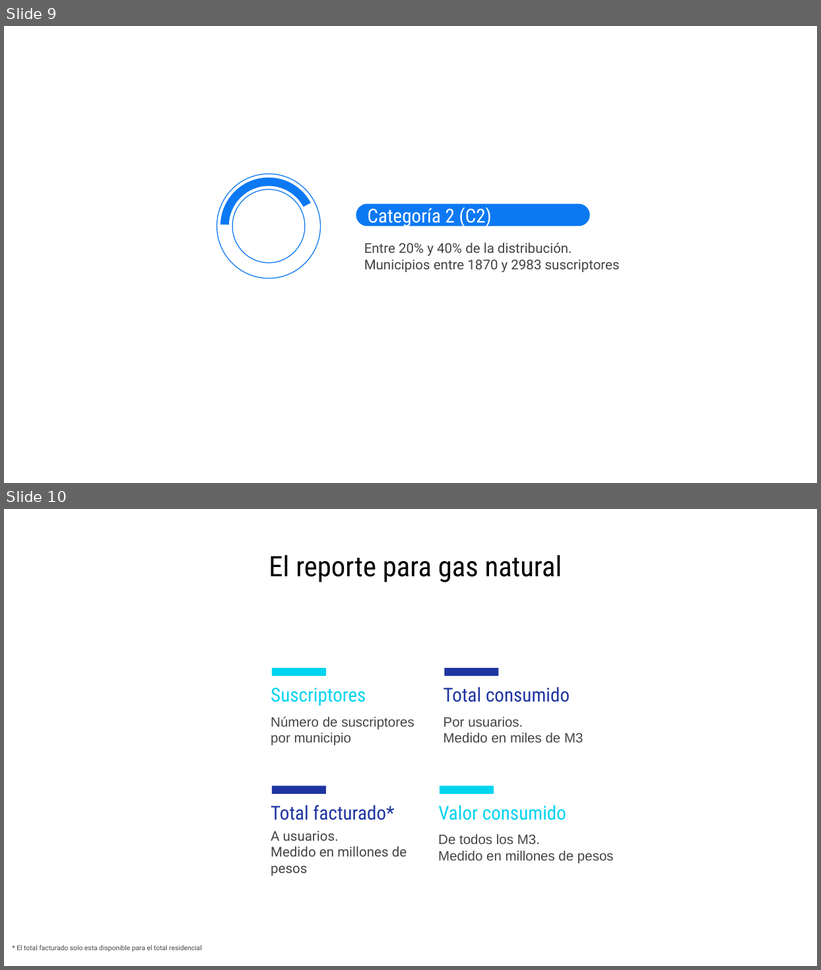
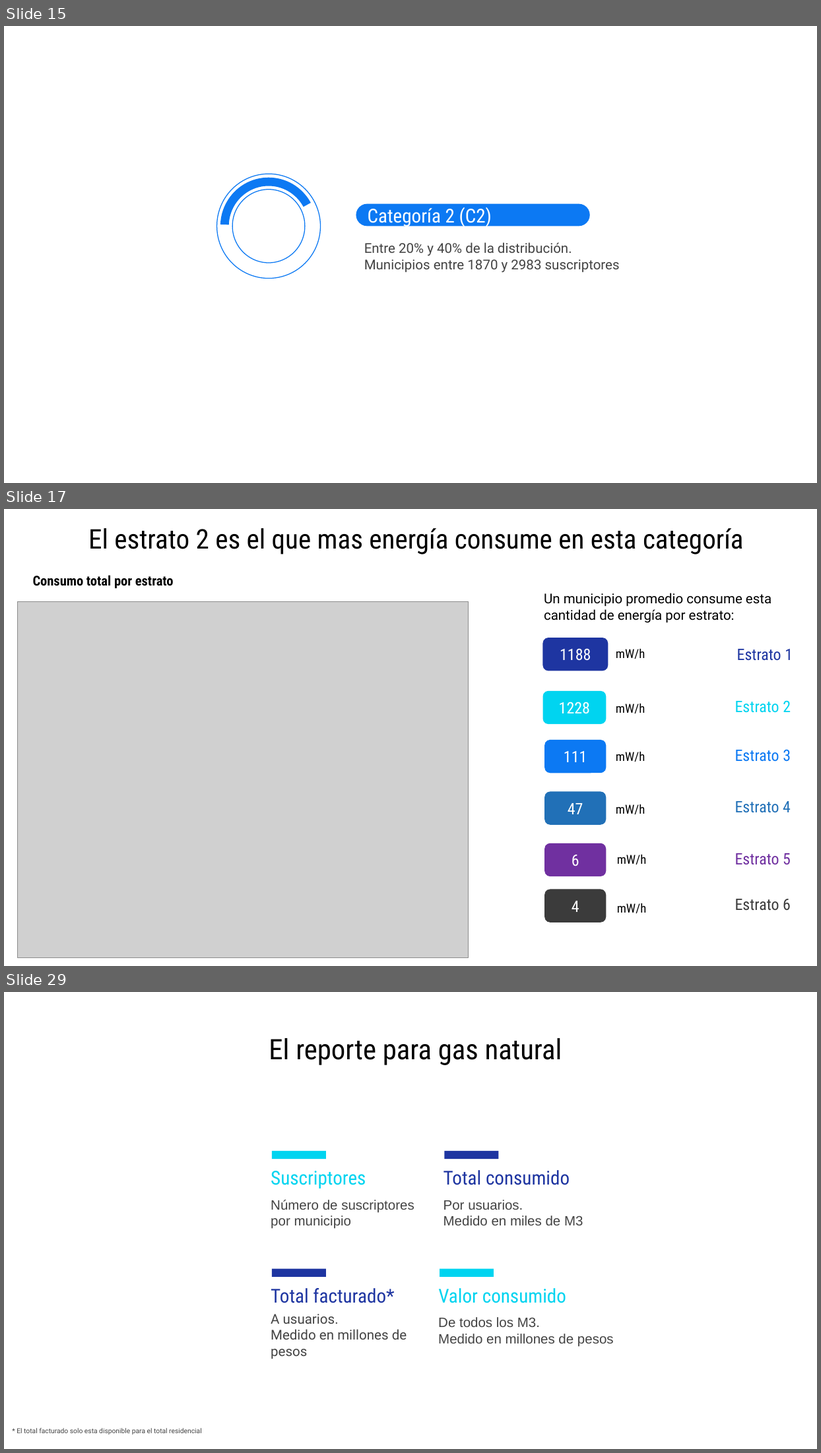
Before and after one commit to jtabordaj/research_eslatina, a slide deck: reporte_estadistico/presentacion/presentacionCategorias/presentation.pptx. Shown one above the other, each under a label of ours: slides 9 and 10 before the commit, slides 15, 17 and 29 after it; the slides between them are not shown. The pictures are 821x970 and 821x1453 pixels, drawn with LibreOffice and Linux fonts; fonts in the diff are those of the drawing; grey boxes stand for pictures. Boxes give left, top, right and bottom in pixels: in the first picture for what was removed or moved away, otherwise in the second. Text is boxed around its words. In the diff, an @@ line names an element or a change of style, - is before the commit and + after.

```diff
--- a/reporte_estadistico/presentacion/presentacionCategorias/presentation.pptx
+++ b/reporte_estadistico/presentacion/presentacionCategorias/presentation.pptx
@@ slide 17 added at bbox=[4, 509, 817, 966], background #FFFFFF @@
@@ title added at bbox=[88, 528, 744, 555], 24 pt, text #000000 @@
+El estrato 2 es el que mas energía consume en esta categoría
@@ text added at bbox=[33, 575, 174, 589], 12 pt, text #000000, bold @@
+Consumo total por estrato
@@ picture added at bbox=[18, 601, 468, 958] @@
@@ text added at bbox=[544, 593, 772, 623], 12 pt, text #000000 @@
+Un municipio promedio consume esta cantidad de energía por estrato:
@@ rounded rectangle added at bbox=[543, 638, 608, 671], fill #1E35A1, 14 pt, text #FFFFFF @@
+1188
@@ text added at bbox=[616, 649, 646, 659], 11 pt, text #000000 @@
+mW/h
@@ text added at bbox=[737, 649, 793, 661], 14 pt, text #1E35A1 @@
+Estrato 1
@@ rounded rectangle added at bbox=[543, 691, 607, 724], fill #00D4F0, 14 pt, text #FFFFFF @@
+1228
@@ text added at bbox=[616, 704, 646, 714], 11 pt, text #000000 @@
+mW/h
@@ text added at bbox=[735, 700, 791, 713], 14 pt, text #00D4F0 @@
+Estrato 2
@@ rounded rectangle added at bbox=[545, 740, 607, 773], fill #0C79F3, 14 pt, text #FFFFFF @@
+111
@@ text added at bbox=[616, 752, 646, 762], 11 pt, text #000000 @@
+mW/h
@@ text added at bbox=[735, 749, 791, 762], 14 pt, text #0C79F3 @@
+Estrato 3
@@ rounded rectangle added at bbox=[545, 792, 607, 825], fill #2170B7, 14 pt, text #FFFFFF @@
+47
@@ text added at bbox=[616, 805, 646, 815], 11 pt, text #000000 @@
+mW/h
@@ text added at bbox=[735, 801, 791, 813], 14 pt, text #2170B7 @@
+Estrato 4
@@ rounded rectangle added at bbox=[545, 843, 607, 877], fill #7030A0, 14 pt, text #FFFFFF @@
+6
@@ text added at bbox=[617, 855, 647, 865], 11 pt, text #000000 @@
+mW/h
@@ text added at bbox=[735, 854, 791, 865], 14 pt, text #7030A0 @@
+Estrato 5
@@ rounded rectangle added at bbox=[545, 890, 607, 923], fill #3C3C3C, 14 pt, text #FFFFFF @@
+4
@@ text added at bbox=[617, 904, 647, 914], 11 pt, text #000000 @@
+mW/h
@@ text added at bbox=[735, 899, 791, 911], 14 pt, text #3C3C3C @@
+Estrato 6
@@ what was slide 9 is now slide 15 @@
@@ what was slide 10 is now slide 29 @@
```
Also in this commit, not shown: 3 slides changed, 18 other slides added, 41 other files.
